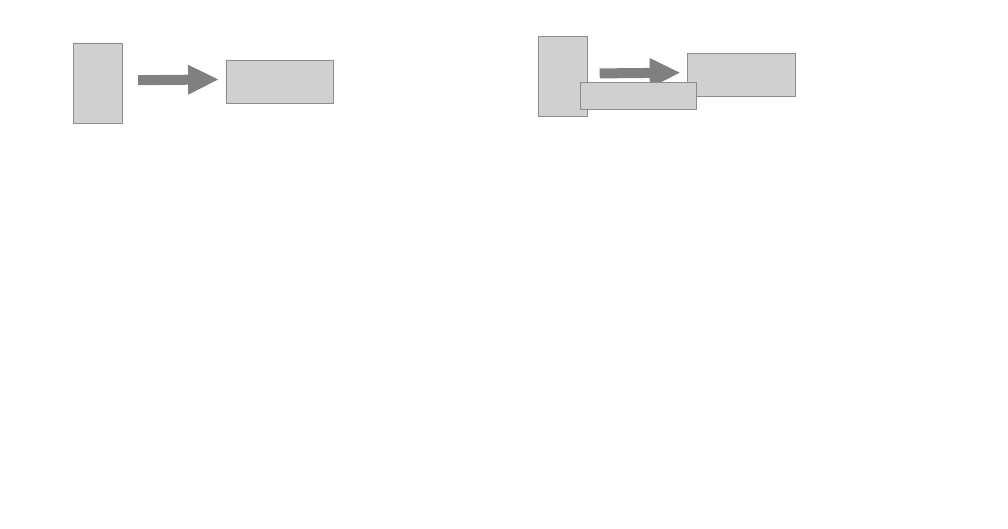
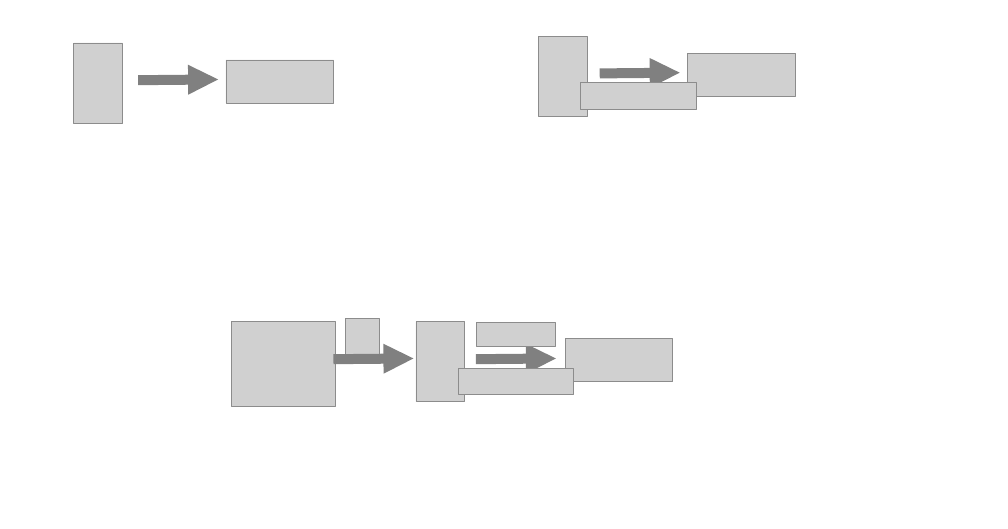
Before and after one commit to flyway/boxfuse.com, a slide deck: slide 18 of _sources/GettingStarted.pptx. Drawn at 1008x529 pixels with LibreOffice and Linux fonts; fonts in the diff are those of the drawing; grey boxes stand for pictures. Boxes give left, top, right and bottom in pixels: in the first picture for what was removed or moved away, otherwise in the second. Text is boxed around its words. In the diff, an @@ line names an element or a change of style, - is before the commit and + after.

```diff
--- a/_sources/GettingStarted.pptx
+++ b/_sources/GettingStarted.pptx
@@ picture added at (232, 321, 335, 406) @@
@@ picture added at (346, 319, 379, 362) @@
@@ picture added at (416, 322, 465, 402) @@
@@ picture added at (477, 322, 555, 346) @@
@@ arrow added from (333, 359) to (413, 358), #808080 11.25 pt @@
@@ arrow added from (476, 359) to (556, 358), #808080 11.25 pt @@
@@ picture added at (565, 339, 673, 381) @@
@@ picture added at (458, 369, 573, 395) @@
```
Also in this commit, not shown: 1 other slide changed, 2 other files.
